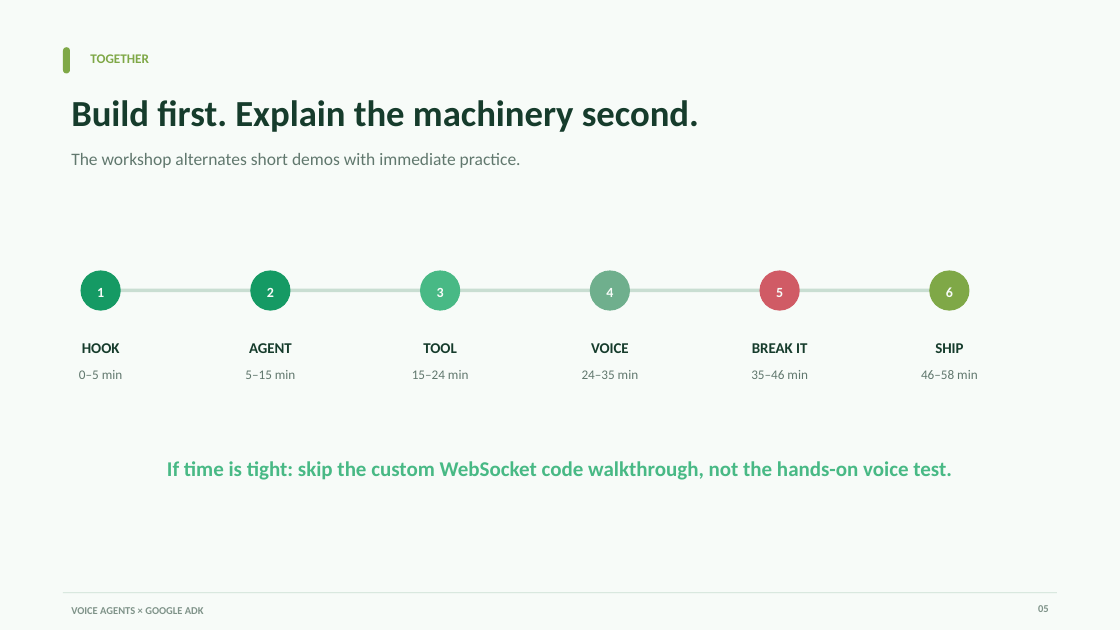
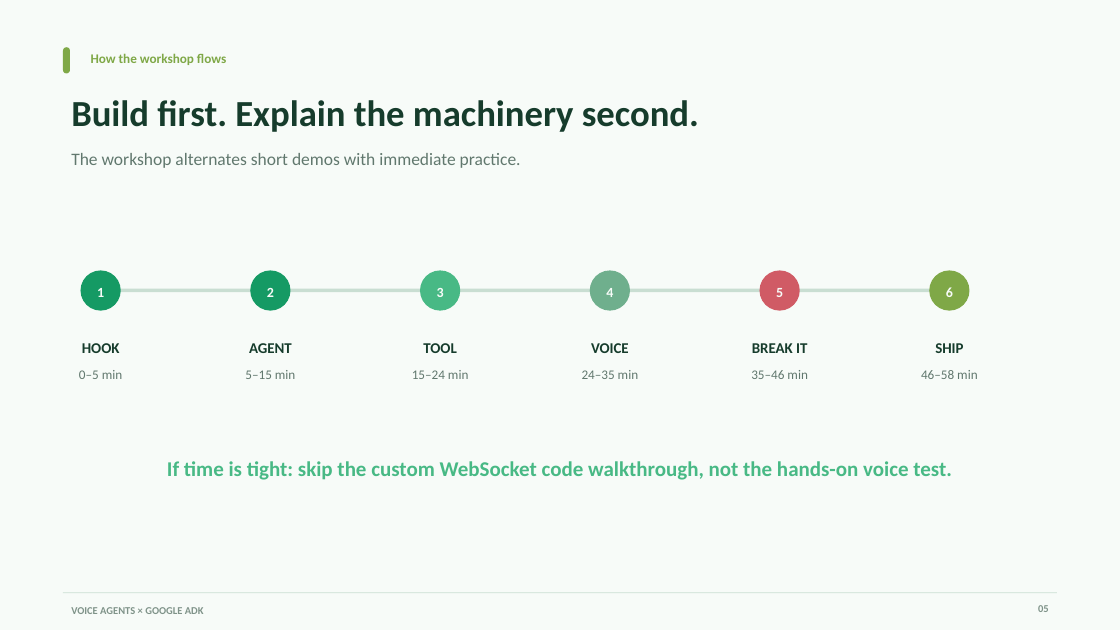
Before and after one commit to aswincsekar/adk-voice-workshop, a slide deck: slide 5 of slides/google-adk-voice-agents-workshop.pptx. Drawn at 1120x630 pixels with LibreOffice and Linux fonts; fonts in the diff are those of the drawing. Boxes give left, top, right and bottom in pixels: in the first picture for what was removed or moved away, otherwise in the second. Text is boxed around its words. In the diff, an @@ line names an element or a change of style, - is before the commit and + after.

Commit message:
Replace workshop stage directions with natural cues

```diff
--- a/slides/google-adk-voice-agents-workshop.pptx
+++ b/slides/google-adk-voice-agents-workshop.pptx
@@ text at [91,53,226,65]: text changed @@
-TOGETHER
+How the workshop flows
```
Also in this commit, not shown: 17 other slides changed.
